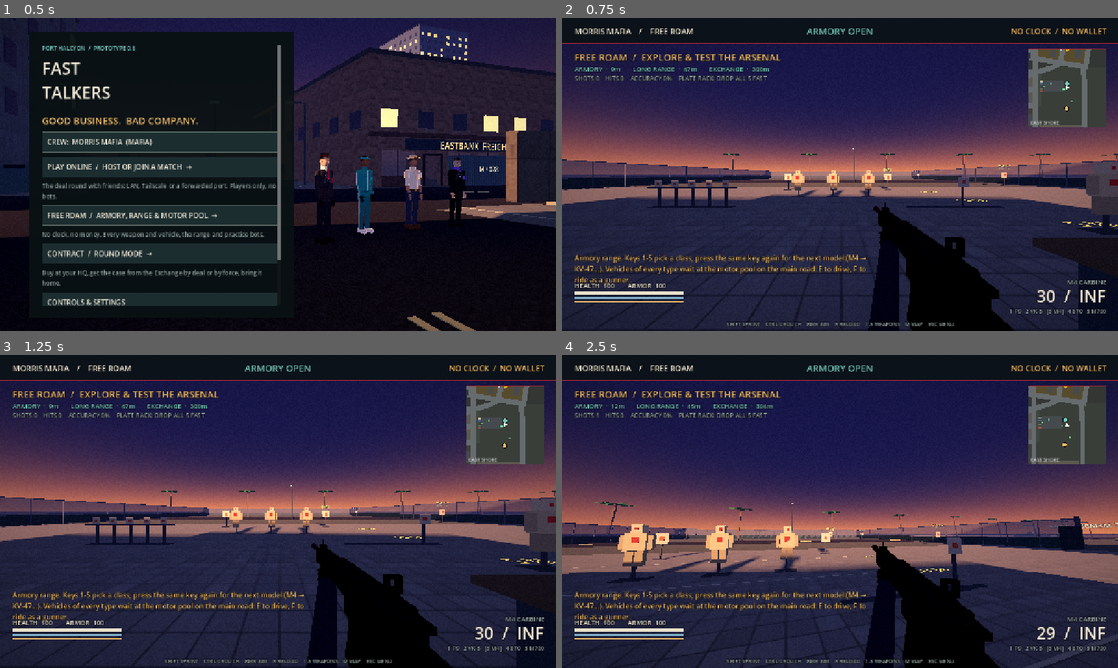
Above: before the commit, frames 1-4 (two rows, left to right).
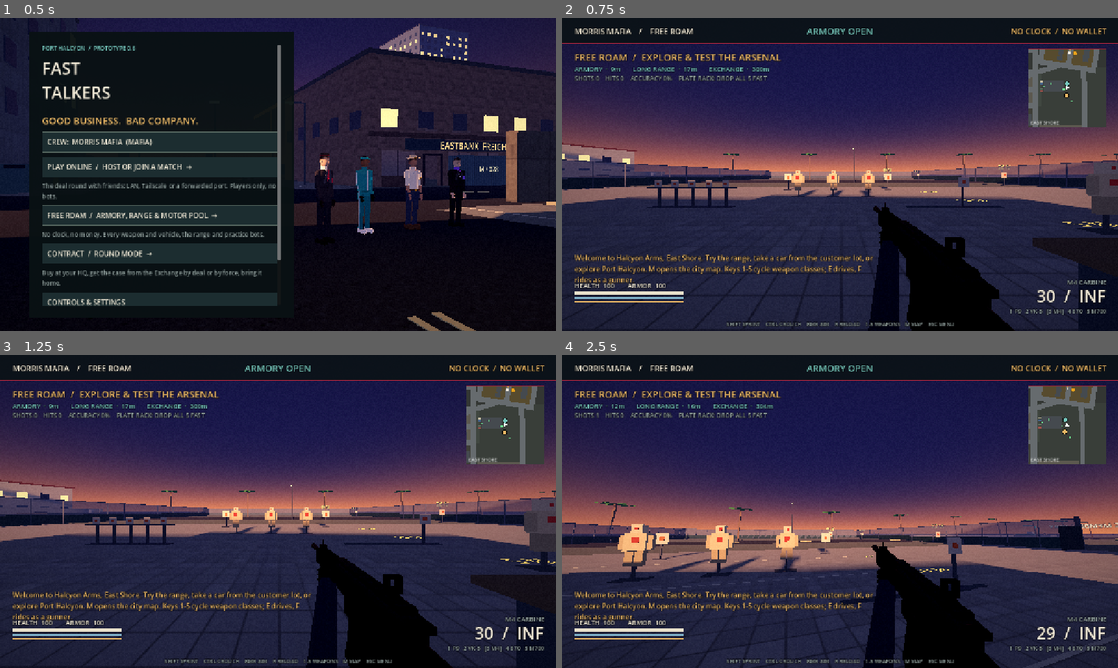
Above: after the commit, the same moments.

Repository: CThom133795/fast-talkers
Game: Godot game, scene res://main.tscn
The game is run twice, just before and just after one commit, with the same random seed, the same clock (stepped at 60 frames per second) and the same inputs.
Inputs (mouse positions are in pixels of both pictures, inside the frame that each line leads up to):
- Up to frame 1 (0.5 s): no input
- Up to frame 2 (0.75 s): click "FREE ROAM / ARMORY, RANGE & M…" at 0.5 s
- Up to frame 3 (1.25 s): no input
- Up to frame 4 (2.5 s): tap Enter (chat) at 1.25 s; move the mouse to (867, 511) at 1.27 s; hold E (interact) 1.28-2.03 s; hold W (move_forward) from 1.28 s (still down); click (867, 511) at 1.42 s; tap F (seat) at 1.55, 2.1 s; move the mouse to (812, 511) at 2.02 s; tap E (interact) at 2.3 s

Frame 1 is identical in both runs. In frame 2, 2.8% of the frame differs, in the area x 0-97%, y 10-86%; in frame 3, 2.8%; in frame 4, 2.0%.

Commit message:
Integrate map M1 with multiplayer and validate the private playtest

Diff:
--- a/scripts/buildings/gunstore.gd
+++ b/scripts/buildings/gunstore.gd
@@ -155,18 +155,26 @@
 	var mid_z: float = (z0 + z1) * 0.5
 	kit.box(Vector3(0, 0.04, mid_z), Vector3(HALF_W * 2.0 - 0.6, 0.06, z1 - z0), floor_mat)
 	kit.box(Vector3(0, HEIGHT - 0.06, mid_z), Vector3(HALF_W * 2.0 - 0.6, 0.1, z1 - z0), kit.mat(Color(0.86, 0.85, 0.8), "", 0.95))
-	kit.box(Vector3(0, 1.2, z1 - 0.02), Vector3(HALF_W * 2.0 - 0.6, 2.4, 0.04), wall_mat)
+	# Interior lining respects the storefront's door and windows; no painted-over openings.
+	kit.wall(Vector2(-HALF_W, z1 - 0.02), Vector2(HALF_W, z1 - 0.02), HEIGHT, wall_mat, [
+		BuildingKit.opening(HALF_W, 1.9, 0.0, 2.6, "door"),
+		BuildingKit.opening(HALF_W - 7.5, 4.6, 0.9, 2.9, "gap"),
+		BuildingKit.opening(HALF_W + 7.5, 4.6, 0.9, 2.9, "gap")])
 	for side: float in [-1.0, 1.0]:
 		kit.box(Vector3(side * (HALF_W - 0.32), 2.2, mid_z), Vector3(0.04, 4.3, z1 - z0), wall_mat)
-	kit.box(Vector3(0, 2.2, z0 + 0.2), Vector3(HALF_W * 2.0 - 0.6, 4.3, 0.04), wall_mat)
+	kit.wall(Vector2(-HALF_W, z0 + 0.2), Vector2(HALF_W, z0 + 0.2), HEIGHT, wall_mat,
+		[BuildingKit.opening(HALF_W + RANGE_DOOR_X, 1.9, 0.0, 2.6, "door")])
 	# The gun wall: pegboard behind the counter with rifles and shotguns on hooks, three rows.
 	var board: StandardMaterial3D = kit.mat(Color(0.18, 0.14, 0.11), "planks", 0.8)
-	kit.box(Vector3(0, 2.1, z0 + 0.26), Vector3(HALF_W * 2.0 - 4.2, 2.2, 0.06), board)
+	for span: Vector2 in [Vector2(-10.9, RANGE_DOOR_X - 1.1), Vector2(RANGE_DOOR_X + 1.1, 10.9)]:
+		kit.box(Vector3((span.x + span.y) * 0.5, 2.1, z0 + 0.26), Vector3(span.y - span.x, 2.2, 0.06), board)
 	var stock_mat: StandardMaterial3D = kit.mat(Color(0.34, 0.2, 0.1), "planks", 0.6)
 	var barrel_mat: StandardMaterial3D = kit.mat(Color(0.07, 0.07, 0.08), "", 0.4)
 	for row: int in range(3):
 		for column: int in range(8):
 			var gx: float = -9.0 + column * 2.4 + (0.6 if row == 1 else 0.0)
+			if absf(gx - RANGE_DOOR_X) < 1.8:
+				continue
 			var gy: float = 2.9 - row * 0.65
 			kit.box(Vector3(gx, gy, z0 + 0.34), Vector3(1.05 if row == 0 else 0.85, 0.06, 0.06), barrel_mat)
 			kit.box(Vector3(gx - (0.7 if row == 0 else 0.55), gy - 0.02, z0 + 0.34), Vector3(0.42, 0.13, 0.07), stock_mat)
@@ -220,7 +228,10 @@
 	kit.box(Vector3(0, HEIGHT - 0.06, mid_z), Vector3(HALF_W * 2.0 - 0.6, 0.1, length), kit.mat(Color(0.3, 0.3, 0.32), "", 0.95))
 	for side: float in [-1.0, 1.0]:
 		kit.box(Vector3(side * (HALF_W - 0.32), 2.2, mid_z), Vector3(0.04, 4.3, length), wall_mat)
-	kit.box(Vector3(0, 2.2, z_back + 0.02), Vector3(HALF_W * 2.0 - 0.6, 4.3, 0.04), wall_mat)
+	# Leave the back-wall lining and bullet trap clear of the yard-door escape aisle.
+	var trap_spans: Array[Vector2] = [Vector2(-HALF_W + 0.3, 5.8), Vector2(8.2, HALF_W - 0.3)]
+	for span: Vector2 in trap_spans:
+		kit.box(Vector3((span.x + span.y) * 0.5, 2.2, z_back + 0.02), Vector3(span.y - span.x, 4.3, 0.04), wall_mat)
 	# Eight lanes: a booth (two low dividers and a bench) at the firing line, a paper-target carrier
 	# hanging at the far end, and the bullet trap behind it.
 	var lane_width: float = 2.6
@@ -243,8 +254,10 @@
 		var bz: float = lerpf(line_z - 4.0, z_back + 6.0, (baffle + 0.5) / 3.0)
 		kit.box(Vector3(0, HEIGHT - 0.9, bz), Vector3(HALF_W * 2.0 - 0.8, 1.2, 0.12), steel, true)
 	# Bullet trap: a dark rubber and steel wall with a sloped deflector.
-	kit.box(Vector3(0, 1.6, z_back + 0.5), Vector3(HALF_W * 2.0 - 0.6, 3.2, 0.9), rubber, true)
-	kit.box(Vector3(0, 0.3, z_back + 1.3), Vector3(HALF_W * 2.0 - 0.6, 0.6, 0.8), steel, true)
+	for span: Vector2 in trap_spans:
+		var center_x: float = (span.x + span.y) * 0.5
+		kit.box(Vector3(center_x, 1.6, z_back + 0.5), Vector3(span.y - span.x, 3.2, 0.9), rubber, true)
+		kit.box(Vector3(center_x, 0.3, z_back + 1.3), Vector3(span.y - span.x, 0.6, 0.8), steel, true)
 	kit.sign_label("INDOOR  RANGE  -  25 YARDS", Vector3(0, 3.7, z_front - 0.15), 44, Color(0.95, 0.85, 0.5), PI)
 	kit.sign_label("HOLD FIRE  -  RANGE OFFICER ON DUTY", Vector3(0, 3.1, z_front - 0.15), 26, Color(0.9, 0.9, 0.85), PI)
 	for x: float in [-6.0, 0.0, 6.0]:
--- a/scripts/main.gd
+++ b/scripts/main.gd
@@ -1100,11 +1100,12 @@
 	_guard_respawns.clear()
 	armory.call("reset_targets")
 	effects.call("clear")
-	# Shops reopen and shot-out windows are reglazed every round.
+	# Shops reopen; the range follows the selected mode instead of reopening in matches.
 	world.reset_glass()
 	for door: Dictionary in world.interactable_doors:
-		if not bool(door["open"]):
+		if not world.gun_doors.has(int(door["index"])) and not bool(door["open"]):
 			world.set_door_open(int(door["index"]), true)
+	_sync_world_mode()
 	gps_path = PackedVector3Array()
 	_gps_timer = 0.0
 	respawn_timer = -1.0
@@ -1112,6 +1113,12 @@
 	damage_flash = 0.0
 	hit_timer = 0.0
 	_stop_loops()
+
+## Used by offline and online round resets, and by the title after leaving a match.
+func _sync_world_mode() -> void:
+	var mode: String = "free_roam" if free_roam else ("online" if online.active else "contract")
+	world.set_mode(mode)
+	armory.set_mode(mode)
 
 func _hide_title_set() -> void:
 	for model: Node3D in lineup:
@@ -1195,7 +1202,7 @@
 	shots_fired = 0
 	shots_hit = 0
 	_resume()
-	_message("Armory range. Keys 1-5 pick a class; press the same key again for the next model (M4 → KV-47...). Vehicles of every type wait at the motor pool on the main road: %s to drive, %s to ride as a gunner." % [_glyph("interact"), _glyph("seat")], 10.0)
+	_message("Welcome to Halcyon Arms, East Shore. Try the range, take a car from the customer lot, or explore Port Halcyon. M opens the city map. Keys 1-5 cycle weapon classes; %s drives, %s rides as a gunner." % [_glyph("interact"), _glyph("seat")], 10.0)
 
 func _rearm() -> void:
 	player.refill()
@@ -1714,6 +1721,7 @@
 func _show_title() -> void:
 	phase = Phase.MENU
 	free_roam = false
+	_sync_world_mode()
 	_carry_gear = false
 	buy_menu_open = false
 	if vehicle != null:
@@ -1981,7 +1989,7 @@
 		ride.set_physics_process(not lock or online.active)
 	for guard: FastGuard in _all_guards(): guard.active = not lock and phase == Phase.LIVE and guard.visible
 	for target: StaticBody3D in armory.get("targets"):
-		target.set("active", not lock)
+		target.set("active", not lock and free_roam and armory.is_open())
 	if lock:
 		_stop_loops()
 	Input.mouse_mode = Input.MOUSE_MODE_VISIBLE if lock else Input.MOUSE_MODE_CAPTURED
@@ -2508,7 +2516,7 @@
 		top_center.add_theme_color_override("font_color", TEAL)
 		top_right.text = "NO CLOCK  /  NO WALLET"
 		objective_label.text = "FREE ROAM  /  EXPLORE & TEST THE ARSENAL"
-		marker_label.text = "ARMORY  ·  %dm       LONG RANGE  ·  %dm       EXCHANGE  ·  %dm" % [_flat_distance(player.position, ArmoryScript.RACK), _flat_distance(player.position, Vector3(ArmoryScript.LONG_LINE_X, 0, -15)), _flat_distance(player.position, DEAL)]
+		marker_label.text = "ARMORY  ·  %dm       LONG RANGE  ·  %dm       EXCHANGE  ·  %dm" % [_flat_distance(player.position, ArmoryScript.RACK), _flat_distance(player.position, ArmoryScript.LONG_LINE), _flat_distance(player.position, DEAL)]
 		var accuracy: int = int(round(100.0 * shots_hit / maxf(shots_fired, 1)))
 		var best: String = "    RACK BEST %.2fs" % rack_best if rack_best > 0.0 else "    PLATE RACK: DROP ALL 5 FAST"
 		stats_label.text = "SHOTS %d    HITS %d    ACCURACY %d%%%s%s" % [shots_fired, shots_hit, accuracy, best, "    INVULNERABLE" if player.invulnerable else ""]
@@ -2600,6 +2608,8 @@
 	var shop_door: int = _shop_door_in_reach()
 	if shop_door >= 0:
 		var door: Dictionary = world.interactable_doors[shop_door]
+		if world.is_door_locked(shop_door):
+			return "RANGE CLOSED DURING MATCHES  /  %s" % str(door["label"]).replace("  ", " ")
 		var verb: String = ("CLOSE THE SHUTTER" if bool(door["open"]) else "RAISE THE SHUTTER") if str(door["kind"]) == "garage" else ("CLOSE THE DOOR" if bool(door["open"]) else "OPEN THE DOOR")
 		return "[%s]  %s  /  %s" % [_glyph("interact"), verb, str(door["label"]).replace("  ", " ")]
 	var nearest: FastCar = _nearest_car(CENTRE_REACH)
@@ -2758,7 +2768,7 @@
 	var center: Vector2 = mini_map.size * 0.5
 	if free_roam:
 		_radar_marker(ArmoryScript.RACK, TEAL)
-		_radar_marker(Vector3(ArmoryScript.LONG_LINE_X, 0, -15), GOLD)
+		_radar_marker(ArmoryScript.LONG_LINE, GOLD)
 	else:
 		_radar_marker(HOME, TEAL)
 		if not carrying and case_mesh.visible:
--- a/scripts/world.gd
+++ b/scripts/world.gd
@@ -36,7 +36,7 @@
 ## `yaw` (radians about +Y). Their outer frame is `from` ± `half`.
 const KITS: Dictionary = {
 	"lantern": {"from": Vector2(-147, -147), "to": Vector2(-300, -70), "yaw": PI * 0.5 + 0.1, "half": Vector2(53, 53)},
-	"solana": {"from": Vector2(147, -147), "to": Vector2(291, -182), "yaw": -PI * 0.5 - 0.16, "half": Vector2(53, 53)},
+	"solana": {"from": Vector2(147, -147), "to": Vector2(309, -174), "yaw": -PI * 0.5 - 0.16, "half": Vector2(53, 53)},
 	"kingsway": {"from": Vector2(147, 147), "to": Vector2(240, 190), "yaw": PI * 0.5 + 0.08, "half": Vector2(53, 53)},
 	"morris": {"from": Vector2(-147, 147), "to": Vector2(-90, 253), "yaw": -PI * 0.5 - 0.12, "half": Vector2(53, 53)},
 	"strip": {"from": Vector2(147, 0), "to": Vector2(115, 338), "yaw": -PI * 0.5, "half": Vector2(53, 82)},
@@ -1235,7 +1235,7 @@
 	_road("FOUNTAIN SQUARE", ring, 10.0)
 	_road("UPTOWN SOUTH", [Vector2(100, -98), Vector2(227, -98)])
 	_road("SOLANA BOULEVARD", [FOUNTAIN + Vector2(cos(-0.7), sin(-0.7)) * 16.0, Vector2(227, -98), Vector2(262, -108), _ring_snap("solana", Vector2(285, -120))])
-	_road("EAST SHORE DRIVE", [Vector2(227, -150), Vector2(227, 102)])
+	_road("EAST SHORE DRIVE", [Vector2(227, -150), Vector2(227, 102)], 14.0)
 	_road("PARK ROAD", [Vector2(166, -56), Vector2(227, -58)])
 	_road("BAYSIDE AVENUE", [Vector2(88, 88), Vector2(100, 99), Vector2(118, 102), Vector2(227, 102)])
 	# Kingsway Boulevard: the diagonal from Midtown's east ring at Canal Street through Motor Mile.
--- a/tests/capture_perf.gd
+++ b/tests/capture_perf.gd
@@ -6,8 +6,12 @@
 	["midtown", Vector3(0, 0.2, -18), Vector3(0, 3, -45)],
 	["midtown_north_long", Vector3(0, 0.2, 60), Vector3(0, 2, -100)],
 	["harbor", Vector3(0, 0.2, -140), Vector3(-40, 6, -185)],
-	["strip_beach", Vector3(60, 0.2, 200), Vector3(110, 3, 250)],
-	["lantern_row", Vector3(-150, 0.2, -50), Vector3(-192, 6, -22)],
+	["strip_beach", Vector3(60, 0.2, 270), Vector3(110, 3, 330)],
+	["lantern_row", Vector3(-270, 0.2, -60), Vector3(-312, 6, -36)],
+	["uptown", Vector3(140, 0.2, -112), Vector3(130, 24, -176)],
+	["motor_mile", Vector3(104, 0.2, 45), Vector3(185, 4, 12)],
+	["nightlife", Vector3(56, 0.2, 212), Vector3(118, 6, 244)],
+	["gunstore", Vector3(226, 0.2, -50), Vector3(255, 2.5, -66)],
 	["exchange_interior", Vector3(-15, 0.2, 15), Vector3(-30, 1.8, 15)],
 	["aerial", Vector3(-60, 90, 170), Vector3(10, 0, -20)],
 ]
--- a/tests/net_pair.gd
+++ b/tests/net_pair.gd
@@ -415,6 +415,12 @@
 	var buy: bool = await _wait_until(func() -> bool: return str(online.phase) == "buy", 15.0)
 	_check(buy, "round_state phase 'buy' arrived (got '%s')" % str(online.phase))
 	_check(game.phase == game.Phase.BUY, "game.phase is BUY")
+	var range_closed: bool = game.world.mode == "online" and not game.armory.is_open()
+	for index: int in game.world.gun_doors:
+		range_closed = range_closed and game.world.is_door_locked(index) and not bool(game.world.interactable_doors[index]["open"])
+	for target: StaticBody3D in game.armory.targets:
+		range_closed = range_closed and not bool(target.get("active")) and target.collision_layer == 0
+	_check(range_closed, "The online round hides practice targets and locks the range on this peer")
 
 	var crews: Array[String] = []
 	for crew_id: String in Factions.ORDER:
@@ -444,6 +450,7 @@
 		online.call("_host_set_phase", "live", 600.0)
 	var live: bool = await _wait_until(func() -> bool: return str(online.phase) == "live" and game.phase == game.Phase.LIVE, 8.0)
 	_check(live, "phase is live and game.phase is LIVE (online '%s')" % str(online.phase))
+	_check(not bool(game.armory.targets[0].get("active")), "Going live cannot reactivate the practice range")
 	await _sync("live")
 	return live
 
--- a/tests/wiring_05.gd
+++ b/tests/wiring_05.gd
@@ -41,6 +41,7 @@
 	await _frames(5)
 	var world: Variant = game.world
 	var player: Variant = game.player
+	_check(world.mode == "free_roam" and game.armory.is_open(), "Free roam opens Halcyon Arms' practice range")
 	# Shop doors: prompt, E to shut, E to open.
 	var door: Dictionary = world.interactable_doors[7]
 	player.global_position = (door["outside"] as Vector3) + Vector3(0, 0.1, 0)
@@ -69,6 +70,16 @@
 	await _frames(5)
 	_check(not pane.broken and pane.collision_layer == 1, "A new round reglazes shot-out shop windows")
 	_check(bool(world.interactable_doors[3]["open"]), "A new round reopens shut shop doors")
+	var range_closed: bool = world.mode == "contract" and not game.armory.is_open()
+	for index: int in world.gun_doors:
+		range_closed = range_closed and world.is_door_locked(index) and not bool(world.interactable_doors[index]["open"])
+	for target: StaticBody3D in game.armory.targets:
+		range_closed = range_closed and not bool(target.get("active")) and target.collision_layer == 0
+	_check(range_closed, "An actual contract closes and locks the range while leaving shops open")
+	game._reset_world_state()
+	_check(not game.armory.is_open() and world.is_door_locked(world.gun_doors[0]), "A match reset cannot reopen the practice range")
+	game._resume()
+	_check(not bool(game.armory.targets[0].get("active")), "Resuming a match cannot reactivate hidden practice targets")
 	# GPS: after the buy phase, the radar line routes to the Exchange case.
 	game._start_live()
 	await _frames(5)
@@ -86,6 +97,7 @@
 	# Wheelman from a crew HQ far from downtown: streets first, no cutting through buildings.
 	game._start_free_roam()
 	await _frames(5)
+	_check(world.mode == "free_roam" and game.armory.is_open() and not world.is_door_locked(world.gun_doors[0]), "Returning to free roam restores the range")
 	var bike: Variant = null
 	for ride: Variant in game.cars:
 		if ride.vehicle_type == "motorcycle":
Not shown, added: scripts/buildings/building_kit.gd.uid
Not shown, added: scripts/buildings/burger.gd.uid
Not shown, added: scripts/buildings/garage.gd.uid
Not shown, added: scripts/buildings/gunstore.gd.uid
Not shown, added: scripts/buildings/highrise.gd.uid
Not shown, added: scripts/buildings/hotel.gd.uid
Not shown, added: scripts/buildings/motel.gd.uid
Not shown, added: scripts/buildings/nightclub.gd.uid
Not shown, added: scripts/buildings/stripclub.gd.uid
Not shown, added: tests/capture_map06.gd.uid
Not shown, added: tests/map_06.gd.uid
Not shown, changed: Run Tests.cmd
(and 6 more such lines)
